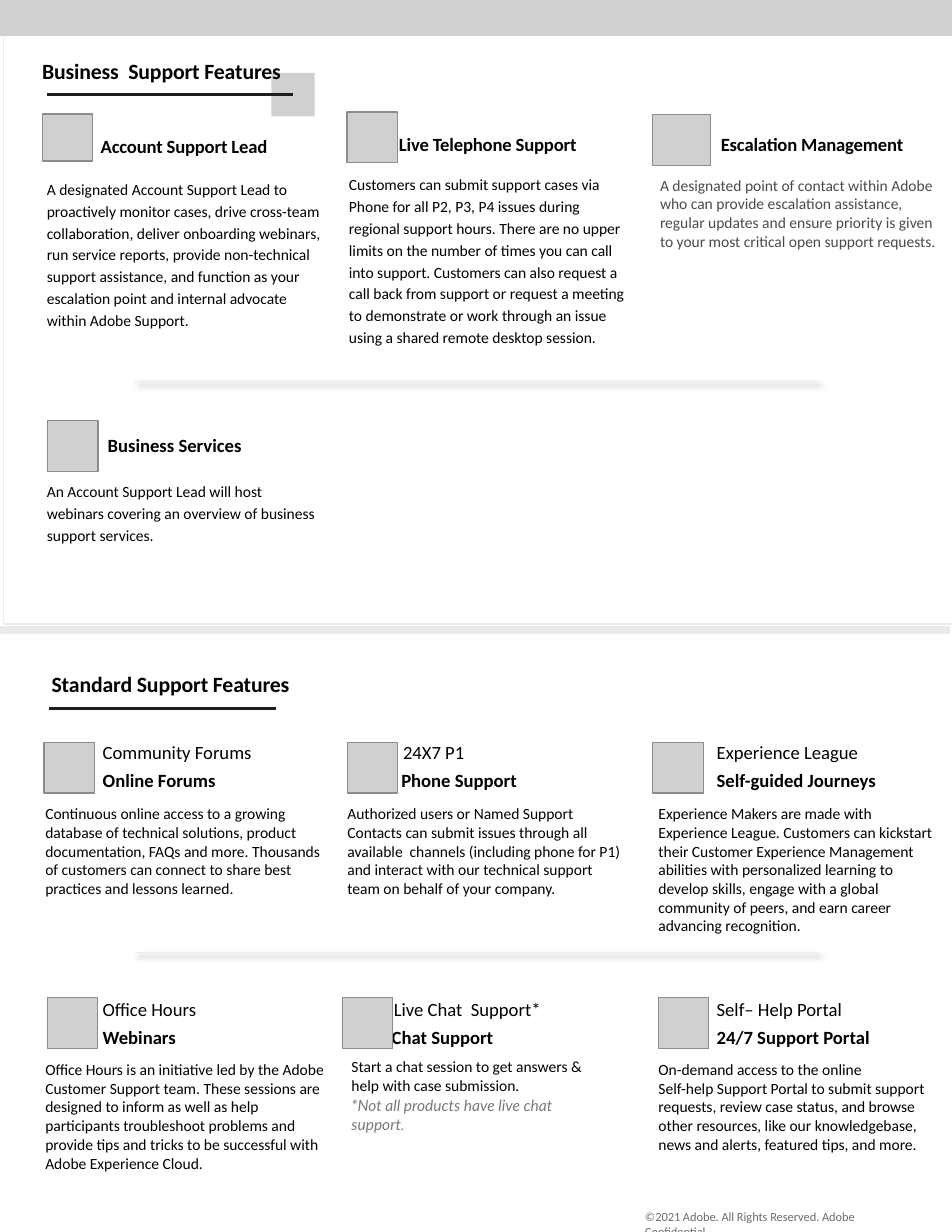
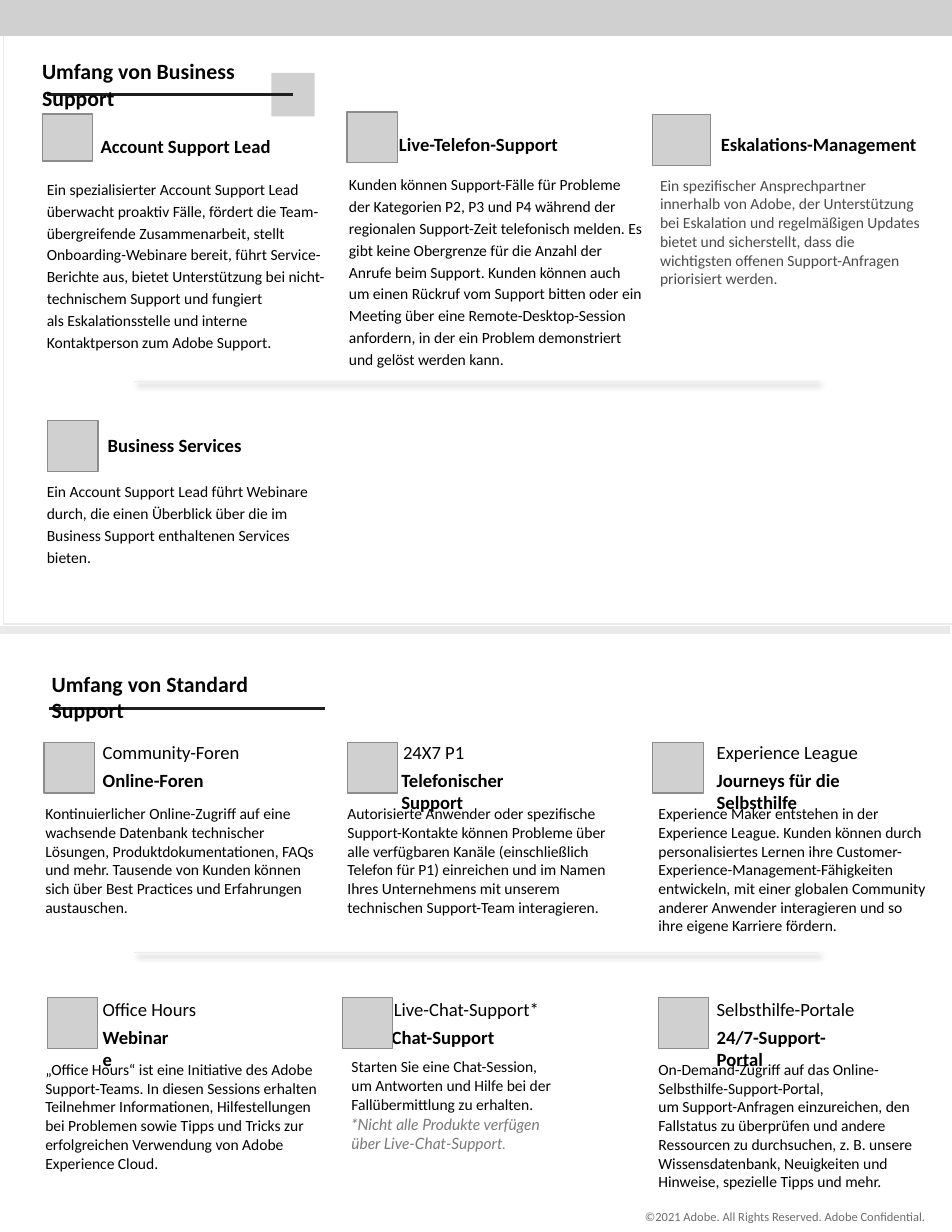
Before and after one commit to AdobeDocs/support-resources.de-DE, a slide deck: slide 2 of help/data-sheets/assets/BusinessSupportDatasheet.pptx. Drawn at 952x1232 pixels with LibreOffice and Linux fonts; fonts in the diff are those of the drawing; grey boxes stand for pictures; background and template pictures are left out. Boxes give left, top, right and bottom in pixels: in the first picture for what was removed or moved away, otherwise in the second. Text is boxed around its words. In the diff, an @@ line names an element or a change of style, - is before the commit and + after.

```diff
--- a/help/data-sheets/assets/BusinessSupportDatasheet.pptx
+++ b/help/data-sheets/assets/BusinessSupportDatasheet.pptx
@@ text at (42,63,235,110): text changed @@
-Business Support Features
+Umfang von Business Support
@@ text "Account Support Lead" at (101,140,270,156): letter spacing -0.1 to 0 pt @@
@@ text at (399,138,558,154): text changed @@
-Live Telephone Support
+Live-Telefon-Support
@@ text at (721,138,917,154): text changed @@
-Escalation Management
+Eskalations-Management
@@ text at (349,179,642,368): text changed @@
-Customers can submit support cases via Phone for all P2, P3, P4 issues during regional support hours. There are no upper limits on the number of times you can call into support. Customers can also request a call back from support or request a meeting to demonstrate or work through an issue using a shared remote desktop session.
+Kunden können Support-Fälle für Probleme der Kategorien P2, P3 und P4 während der regionalen Support-Zeit telefonisch melden. Es gibt keine Obergrenze für die Anzahl der Anrufe beim Support. Kunden können auch um einen Rückruf vom Support bitten oder ein Meeting über eine Remote-Desktop-Session anfordern, in der ein Problem demonstriert und gelöst werden kann.
@@ text at (47,184,325,351): text changed @@
-A designated Account Support Lead to proactively monitor cases, drive cross-team collaboration, deliver onboarding webinars, run service reports, provide non-technical support assistance, and function as your escalation point and internal advocate within Adobe Support.
+Ein spezialisierter Account Support Lead überwacht proaktiv Fälle, fördert die Team-übergreifende Zusammenarbeit, stellt Onboarding-Webinare bereit, führt Service-Berichte aus, bietet Unterstützung bei nicht-technischem Support und fungiert
+als Eskalationsstelle und interne Kontaktperson zum Adobe Support.
@@ text at (660,180,919,287): text changed @@
-A designated point of contact within Adobe who can provide escalation assistance, regular updates and ensure priority is given to your most critical open support requests.
+Ein spezifischer Ansprechpartner innerhalb von Adobe, der Unterstützung bei Eskalation und regelmäßigen Updates bietet und sicherstellt, dass die wichtigsten offenen Support-Anfragen priorisiert werden.
@@ text at (47,486,308,544): text changed @@
-An Account Support Lead will host webinars covering an overview of business support services.
+Ein Account Support Lead führt Webinare durch, die einen Überblick über die im Business Support enthaltenen Services bieten.
@@ text at (52,676,248,722): text changed @@
-Standard Support Features
+Umfang von Standard Support
@@ freeform shape: place and size @@
-freeform shape at (49,709,276,715)
+freeform shape at (49,709,326,721)
@@ text at (103,746,240,762): text changed @@
-Community Forums
+Community-Foren
@@ text at (103,774,204,787): text changed @@
-Online Forums
+Online-Foren
@@ text at (401,774,503,815): text changed @@
-Phone Support
+Telefonischer Support
@@ text at (717,774,840,815): text changed @@
-Self-guided Journeys
+Journeys für die Selbsthilfe
@@ text at (45,808,314,913): text changed @@
-Continuous online access to a growing database of technical solutions, product documentation, FAQs and more. Thousands of customers can connect to share best practices and lessons learned.
+Kontinuierlicher Online-Zugriff auf eine wachsende Datenbank technischer Lösungen, Produktdokumentationen, FAQs und mehr. Tausende von Kunden können sich über Best Practices und Erfahrungen austauschen.
@@ text at (347,806,606,916): text changed @@
-Authorized users or Named Support Contacts can submit issues through all available channels (including phone for P1) and interact with our technical support team on behalf of your company.
+Autorisierte Anwender oder spezifische Support-Kontakte können Probleme über alle verfügbaren Kanäle (einschließlich Telefon für P1) einreichen und im Namen Ihres Unternehmens mit unserem technischen Support-Team interagieren.
@@ text at (658,806,925,934): text changed @@
-Experience Makers are made with Experience League. Customers can kickstart their Customer Experience Management abilities with personalized learning to develop skills, engage with a global community of peers, and earn career advancing recognition.
+Experience Maker entstehen in der Experience League. Kunden können durch personalisiertes Lernen ihre Customer-Experience-Management-Fähigkeiten entwickeln, mit einer globalen Community anderer Anwender interagieren und so
+ihre eigene Karriere fördern.
@@ text at (394,1003,539,1019): text changed @@
-Live Chat Support*
+Live-Chat-Support*
@@ text at (717,1003,855,1016): text changed @@
-Self– Help Portal
+Selbsthilfe-Portale
@@ text at (103,1031,176,1044): text changed @@
-Webinars
+Webinare
@@ text at (392,1029,494,1049): text changed @@
-Chat Support
+Chat-Support
@@ text at (717,1031,826,1072): text changed @@
-24/7 Support Portal
+24/7-Support-Portal
@@ text at (45,1062,317,1172): text changed @@
-Office Hours is an initiative led by the Adobe Customer Support team. These sessions are designed to inform as well as help participants troubleshoot problems and provide tips and tricks to be successful with Adobe Experience Cloud.
+„Office Hours“ ist eine Initiative des Adobe Support-Teams. In diesen Sessions erhalten Teilnehmer Informationen, Hilfestellungen bei Problemen sowie Tipps und Tricks zur erfolgreichen Verwendung von Adobe Experience Cloud.
@@ text at (351,1061,551,1152): text changed @@
-Start a chat session to get answers & help with case submission.
-*Not all products have live chat support.
+Starten Sie eine Chat-Session,
+um Antworten und Hilfe bei der Fallübermittlung zu erhalten.
+*Nicht alle Produkte verfügen
+über Live-Chat-Support.
@@ text at (658,1062,912,1190): text changed @@
-On-demand access to the online
-Self-help Support Portal to submit support requests, review case status, and browse other resources, like our knowledgebase, news and alerts, featured tips, and more.
+On-Demand-Zugriff auf das Online-Selbsthilfe-Support-Portal,
+um Support-Anfragen einzureichen, den Fallstatus zu überprüfen und andere Ressourcen zu durchsuchen, z. B. unsere Wissensdatenbank, Neuigkeiten und Hinweise, spezielle Tipps und mehr.
@@ text "©2021 Adobe. All Rights Reserved. ..." at (645,1212,925,1223): letter spacing -0.1 to 0 pt @@
```
Also in this commit, not shown: 2 other slides changed, 7 other files.
